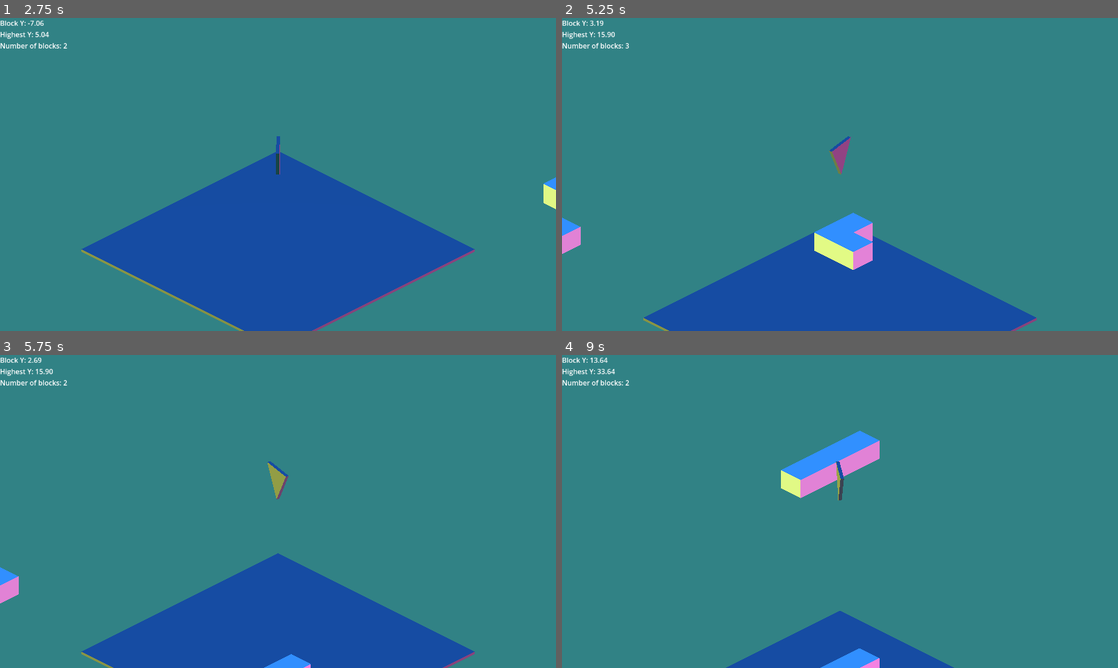
Above: before the commit, frames 1-4 (two rows, left to right).
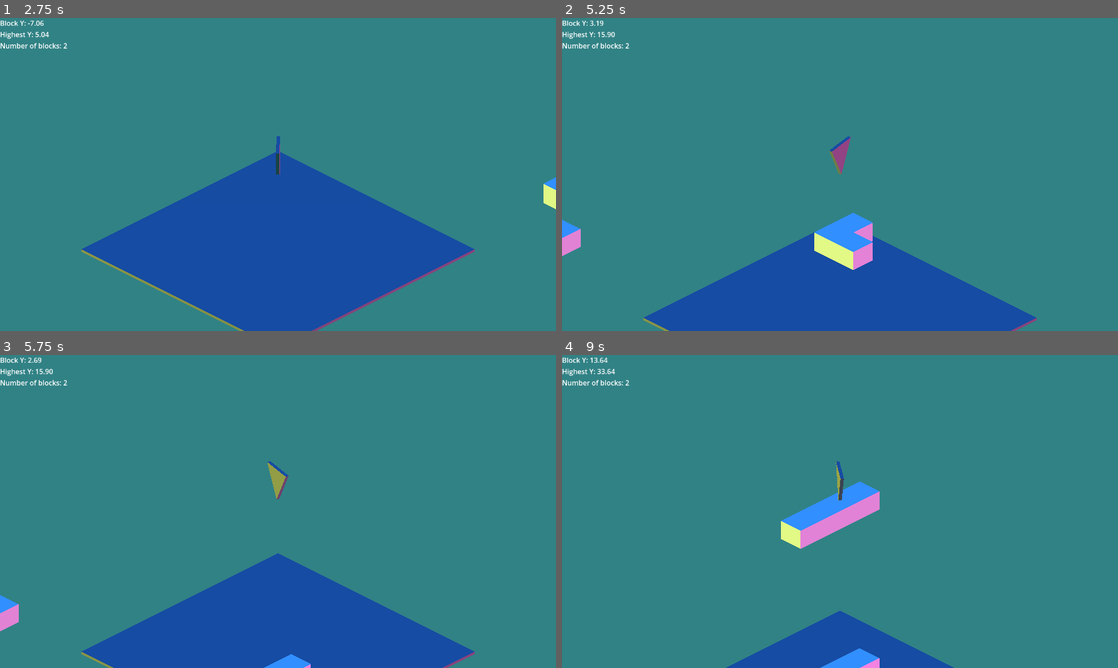
Above: after the commit, the same moments.

Repository: dream-team-reborn/godot-wild-jam-73
Game: Godot game, scene res://scenes/game.tscn
Same seed, same stepped clock (60 frames per second), same inputs: the game is played once before the commit and once after it.
Inputs (mouse positions are in pixels of both pictures, inside the frame that each line leads up to):
- Up to frame 1 (2.75 s): move the mouse to (400, 158) at 0.52 s; hold Right (move_right) 0.53-1.25 s; hold Space (confirm) 0.53-1.25 s; click (400, 158) at 0.67 s; drag from (166, 190) to (250, 237) at 1.27 s; move the mouse to (333, 105) at 2.02 s; hold Right (move_right) from 2.03 s (still down); hold Space (confirm) from 2.03 s (still down)
- Up to frame 2 (5.25 s): release Right (move_right) at 2.75 s; release Space (confirm) at 2.75 s; drag from (812, 237) to (673, 127) at 2.77 s; move the mouse to (1006, 221) at 3.52 s; hold Left (move_left) 3.53-4.25 s; hold Space (confirm) 3.53-4.25 s; drag from (673, 127) to (756, 96) at 4.27 s; move the mouse to (867, 174) at 5.02 s; hold Down (move_down) from 5.03 s (still down); hold Space (confirm) from 5.03 s (still down); click (867, 174) at 5.17 s
- Up to frame 3 (5.75 s): keep holding Down (move_down); keep holding Space (confirm)
- Up to frame 4 (9 s): release Down (move_down) at 5.75 s; release Space (confirm) at 5.75 s; drag from (756, 433) to (728, 527) at 5.77 s; move the mouse to (962, 495) at 6.52 s; hold Up (move_up) 6.53-7.25 s; hold Space (confirm) 6.53-7.25 s; drag from (728, 527) to (812, 574) at 7.27 s; move the mouse to (895, 442) at 8.02 s; hold Down (move_down) 8.03-8.75 s; hold Space (confirm) 8.03-8.75 s; drag from (812, 574) to (673, 464) at 8.77 s

Frame 1 is identical in both runs. In frame 2, less than 0.1% of the frame differs, in the area x 0-13%, y 8-76%; in frame 3, 0.6%; in frame 4, 3.8%, in the area x 39-58%, y 24-62%.

Commit message:
Increased module gravity scale

Diff:
--- a/scenes/game_prefabs/module.tscn
+++ b/scenes/game_prefabs/module.tscn
@@ -13,6 +13,7 @@
 collision_layer = 2
 collision_mask = 3
 mass = 1000.0
+gravity_scale = 3.0
 freeze_mode = 1
 contact_monitor = true
 max_contacts_reported = 2
